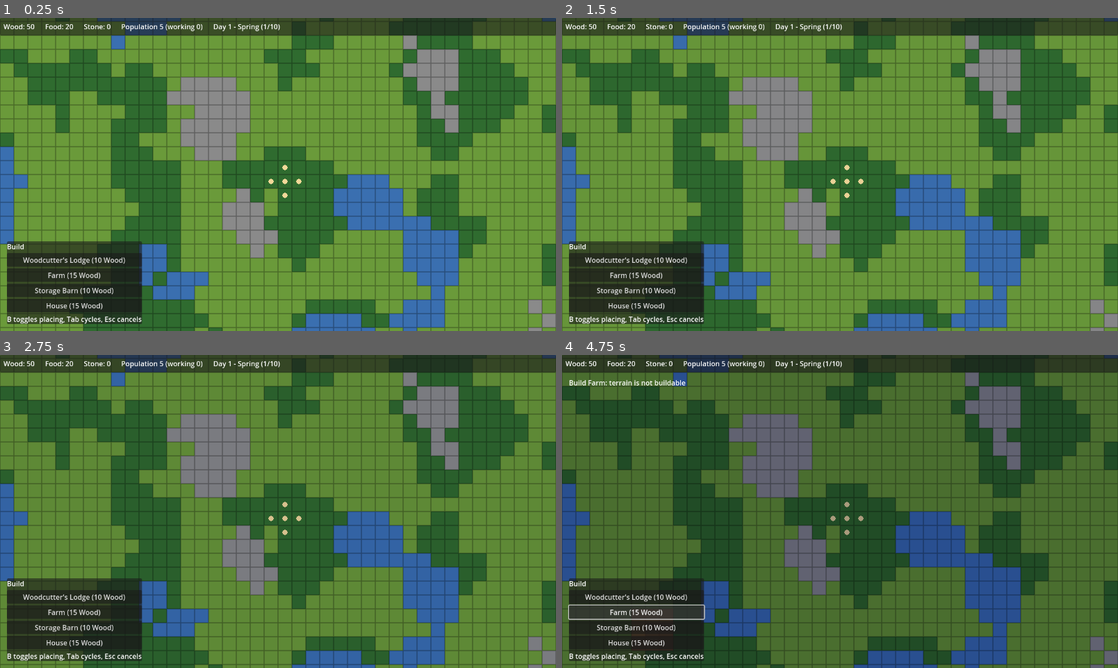
Above: before the commit, frames 1-4 (two rows, left to right).
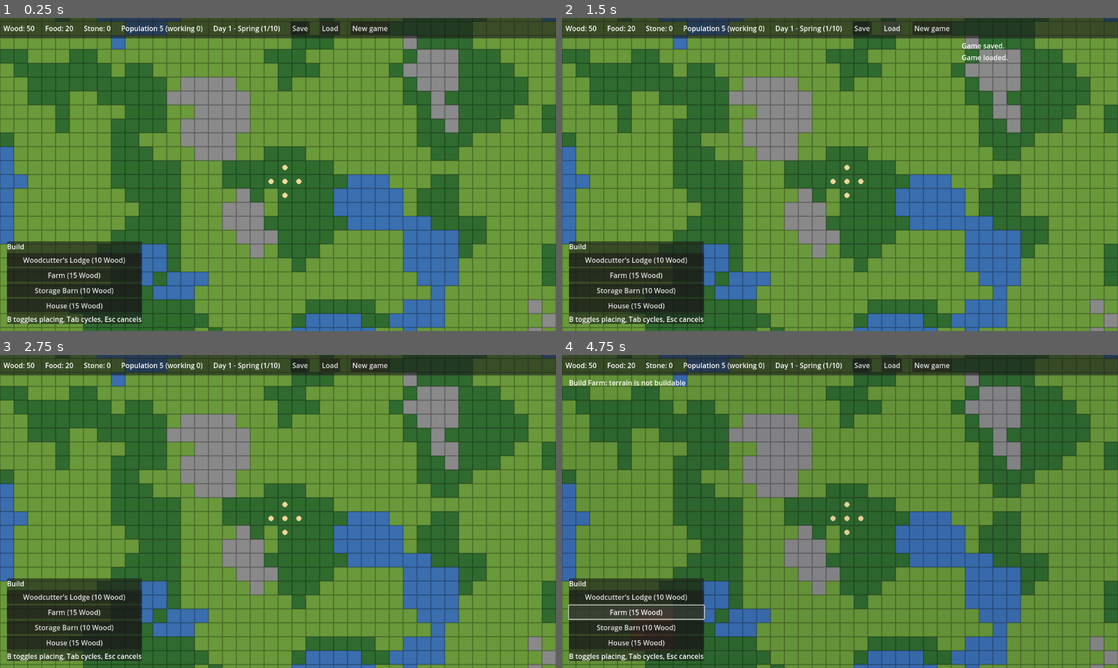
Above: after the commit, the same moments.

Repository: GrindelfP/KingdomYouth
Game: Godot game, scene res://scenes/world/world.tscn
Two runs of this game, one before a commit and one after it. Both use one fixed random seed, a clock stepped at 60 frames per second and the inputs below.
Inputs (mouse positions are in pixels of both pictures, inside the frame that each line leads up to):
- Up to frame 1 (0.25 s): no input
- Up to frame 2 (1.5 s): click (862, 27) at 0.5 s, where only the run after the commit has a clickable "Save"; click (890, 27) at 1.25 s, where only the run after the commit has a clickable "Load"
- Up to frame 3 (2.75 s): click (372, 364) at 2 s, where only the run after the commit has a clickable "New game"
- Up to frame 4 (4.75 s): click (934, 364) at 2.75 s, where only the run after the commit has a clickable "New game"; click "Woodcutter's Lodge (10 Wood)" at 3.5 s; click "Farm (15 Wood)" at 4.25 s

The runs differ from the first frame. In frame 1, 1.8% of the frame differs, in the area x 0-100%, y 1-7%; in frame 2, 1.9%; in frame 3, 1.6%; in frame 4, 82%, in the area x 0-100%, y 2-100%.

Commit message:
[FEATURE] add save and load with JSON round-trip across systems
Co-Authored-By: Claude Haiku 5.5 <noreply@anthropic.com>

Diff:
--- a/project.godot
+++ b/project.godot
@@ -18,6 +18,8 @@
 
 ResourceStockpile="*res://scripts/autoload/resource_stockpile.gd"
 TimeManager="*res://scripts/autoload/time_manager.gd"
+SaveManager="*res://scripts/autoload/save_manager.gd"
+
 
 [display]
 
@@ -26,6 +28,16 @@
 
 [input]
 
+save_game={
+"deadzone": 0.5,
+"events": [Object(InputEventKey,"resource_local_to_scene":false,"resource_name":"","device":-1,"window_id":0,"alt_pressed":false,"shift_pressed":false,"ctrl_pressed":false,"meta_pressed":false,"pressed":false,"keycode":0,"physical_keycode":4194336,"key_label":0,"unicode":0,"location":0,"echo":false,"script":null)
+]
+}
+load_game={
+"deadzone": 0.5,
+"events": [Object(InputEventKey,"resource_local_to_scene":false,"resource_name":"","device":-1,"window_id":0,"alt_pressed":false,"shift_pressed":false,"ctrl_pressed":false,"meta_pressed":false,"pressed":false,"keycode":0,"physical_keycode":4194340,"key_label":0,"unicode":0,"location":0,"echo":false,"script":null)
+]
+}
 build_toggle={
 "deadzone": 0.5,
 "events": [Object(InputEventKey,"resource_local_to_scene":false,"resource_name":"","device":-1,"window_id":0,"alt_press …(190 unchanged characters)…
--- a/scenes/world/world.tscn
+++ b/scenes/world/world.tscn
@@ -9,6 +9,7 @@
 [ext_resource type="Script" uid="uid://cy32elsnru8ud" path="res://scripts/world/job_controller.gd" id="7_jobs"]
 [ext_resource type="Script" path="res://scripts/world/day_night_tint.gd" id="8_daynight"]
 [ext_resource type="Script" path="res://scripts/ui/hud.gd" id="9_hud"]
+[ext_resource type="Script" path="res://scripts/world/game_bootstrap.gd" id="10_bootstrap"]
 
 [node name="World" type="Node2D"]
 script = ExtResource("1_grid")
@@ -34,5 +35,8 @@
 [node name="Jobs" type="Node" parent="."]
 script = ExtResource("7_jobs")
 
+[node name="Bootstrap" type="Node" parent="."]
+script = ExtResource("10_bootstrap")
+
 [node name="UI" type="CanvasLayer" parent="."]
 script = ExtResource("9_hud")
--- a/scripts/autoload/resource_stockpile.gd
+++ b/scripts/autoload/resource_stockpile.gd
@@ -17,6 +17,24 @@
 func _ready() -> void:
 	for type in Type.values():
 		_amounts[type] = STARTING_AMOUNTS.get(type, 0)
+
+
+func reset() -> void:
+	_amounts.clear()
+	for type in Type.values():
+		_amounts[type] = STARTING_AMOUNTS.get(type, 0)
+
+
+func to_save_data() -> Array:
+	var amounts := []
+	for type in Type.values():
+		amounts.append(_amounts[type])
+	return amounts
+
+
+func from_save_data(data: Array) -> void:
+	for type in Type.values():
+		_amounts[type] = int(data[type])
 
 
 func get_amount(type: Type) -> int:
--- /dev/null
+++ b/scripts/autoload/save_manager.gd
@@ -0,0 +1,59 @@
+extends Node
+
+const SAVE_PATH := "user://savegame.json"
+const SAVE_VERSION := 1
+
+var pending_load := false
+
+
+func has_save() -> bool:
+	return FileAccess.file_exists(SAVE_PATH)
+
+
+func save_game() -> bool:
+	var world := _world()
+	if world == null:
+		return false
+	var data := {
+		"version": SAVE_VERSION,
+		"stock": ResourceStockpile.to_save_data(),
+		"time": TimeManager.to_save_data(),
+		"terrain": world.to_save_data(),
+		"buildings": world.get_node("Buildings").to_save_data(),
+		"settlers": world.get_node("Settlers").to_save_data(),
+	}
+	var file := FileAccess.open(SAVE_PATH, FileAccess.WRITE)
+	if file == null:
+		return false
+	file.store_string(JSON.stringify(data, "\t"))
+	return true
+
+
+func load_game() -> bool:
+	var world := _world()
+	if world == null or not has_save():
+		return false
+	var parsed = JSON.parse_string(FileAccess.get_file_as_string(SAVE_PATH))
+	if typeof(parsed) != TYPE_DICTIONARY or int(parsed.get("version", 0)) != SAVE_VERSION:
+		return false
+	var buildings: BuildController = world.get_node("Buildings")
+	var settlers: SettlerManager = world.get_node("Settlers")
+	ResourceStockpile.from_save_data(parsed["stock"])
+	TimeManager.from_save_data(parsed["time"])
+	settlers.clear_settlers()
+	buildings.clear_buildings()
+	world.from_save_data(parsed["terrain"])
+	buildings.from_save_data(parsed["buildings"])
+	settlers.from_save_data(parsed["settlers"], buildings)
+	return true
+
+
+func start_new_game() -> void:
+	ResourceStockpile.reset()
+	TimeManager.reset()
+	pending_load = false
+	get_tree().reload_current_scene()
+
+
+func _world() -> WorldGrid:
+	return get_tree().get_first_node_in_group("world") as WorldGrid
--- a/scripts/buildings/build_controller.gd
+++ b/scripts/buildings/build_controller.gd
@@ -112,6 +112,54 @@
 	_world.clear_occupancy()
 
 
+func find_building(origin: Vector2i) -> Building:
+	for child in get_children():
+		if child is Building and child.origin == origin:
+			return child
+	return null
+
+
+func to_save_data() -> Array:
+	var entries := []
+	for child in get_children():
+		if child is Building:
+			entries.append({
+				"kind": "building",
+				"id": String(child.def.id),
+				"origin": WorldGrid.cell_to_json(child.origin),
+				"heat_left": child.heat_left,
+				"birth_cooldown": child.birth_cooldown,
+			})
+		elif child is ConstructionSite:
+			entries.append({
+				"kind": "site",
+				"id": String(child.def.id),
+				"origin": WorldGrid.cell_to_json(child.origin),
+				"progress": child.progress,
+			})
+	return entries
+
+
+func from_save_data(entries: Array) -> void:
+	clear_buildings()
+	for entry in entries:
+		var def := _def_by_id(entry["id"])
+		var origin := WorldGrid.cell_from_json(entry["origin"])
+		if entry["kind"] == "site":
+			add_construction_site(def, origin, float(entry["progress"]))
+		else:
+			var building := add_building(def, origin)
+			building.heat_left = float(entry["heat_left"])
+			building.birth_cooldown = float(entry["birth_cooldown"])
+
+
+func _def_by_id(id: String) -> BuildingDef:
+	for def in building_defs:
+		if String(def.id) == id:
+			return def
+	return null
+
+
 func _on_site_completed(site: ConstructionSite) -> void:
 	var building := Building.new()
 	add_child(building)
--- a/scripts/entities/settler_manager.gd
+++ b/scripts/entities/settler_manager.gd
@@ -58,6 +58,49 @@
 	cells.sort_custom(func(a: Vector2i, b: Vector2i) -> bool: return a.distance_squared_to(center) < b.distance_squared_to(center))
 	for i in mini(STARTING_SETTLER_COUNT, cells.size()):
 		_spawn_settler(cells[i])
+
+
+func clear_settlers() -> void:
+	for child in get_children():
+		remove_child(child)
+		child.free()
+	_next_display_id = 1
+
+
+func to_save_data() -> Array:
+	var entries := []
+	for settler in living_settlers():
+		entries.append({
+			"display_id": settler.display_id,
+			"cell": WorldGrid.cell_to_json(settler.get_grid_pos()),
+			"hunger": settler.needs.hunger,
+			"rest": settler.needs.rest,
+			"warmth": settler.needs.warmth,
+			"health": settler.needs.health,
+			"home": WorldGrid.cell_to_json(settler.home.origin) if settler.home else null,
+			"job": WorldGrid.cell_to_json(settler.worker.building.origin) if settler.worker.building else null,
+		})
+	return entries
+
+
+func from_save_data(entries: Array, buildings: BuildController) -> void:
+	clear_settlers()
+	for entry in entries:
+		var settler := _spawn_settler(WorldGrid.cell_from_json(entry["cell"]))
+		settler.display_id = int(entry["display_id"])
+		_next_display_id = maxi(_next_display_id, settler.display_id + 1)
+		settler.needs.hunger = float(entry["hunger"])
+		settler.needs.rest = float(entry["rest"])
+		settler.needs.warmth = float(entry["warmth"])
+		settler.needs.health = float(entry["health"])
+		if entry["home"] != null:
+			var house := buildings.find_building(WorldGrid.cell_from_json(entry["home"]))
+			if house:
+				settler.assign_home(house)
+		if entry["job"] != null:
+			var job_building := buildings.find_building(WorldGrid.cell_from_json(entry["job"]))
+			if job_building:
+				settler.worker.assign(job_building)
 
 
 func _spawn_settler(grid_pos: Vector2i) -> Settler:
--- a/scripts/ui/hud.gd
+++ b/scripts/ui/hud.gd
@@ -111,7 +111,36 @@
 	row.add_child(_population_label)
 	_time_label = _make_label()
 	row.add_child(_time_label)
+	row.add_child(_make_button("Save", _save_game))
+	row.add_child(_make_button("Load", _load_game))
+	row.add_child(_make_button("New game", SaveManager.start_new_game))
 	return bar
+
+
+func _make_button(text: String, action: Callable) -> Button:
+	var button := Button.new()
+	button.text = text
+	button.focus_mode = Control.FOCUS_NONE
+	button.pressed.connect(action)
+	return button
+
+
+func _unhandled_input(event: InputEvent) -> void:
+	if event.is_action_pressed("save_game"):
+		_save_game()
+	elif event.is_action_pressed("load_game"):
+		_load_game()
+
+
+func _save_game() -> void:
+	add_toast("Game saved." if SaveManager.save_game() else "Could not save the game.")
+
+
+func _load_game() -> void:
+	if not SaveManager.has_save():
+		add_toast("No saved game yet.")
+		return
+	add_toast("Game loaded." if SaveManager.load_game() else "Could not load the save.")
 
 
 func _make_label() -> Label:
--- /dev/null
+++ b/scripts/world/game_bootstrap.gd
@@ -0,0 +1,12 @@
+class_name GameBootstrap
+extends Node
+
+
+func _ready() -> void:
+	_start.call_deferred()
+
+
+func _start() -> void:
+	if SaveManager.pending_load:
+		SaveManager.pending_load = false
+		SaveManager.load_game()
--- a/scripts/world/world_grid.gd
+++ b/scripts/world/world_grid.gd
@@ -9,6 +9,8 @@
 const MAP_RECT := Rect2i(Vector2i.ZERO, Vector2i(64, 64))
 const TERRAIN_SOURCE_ID := 0
 const MAP_SEED := 1337
+const TERRAIN_CODES := {"grass": "G", "forest": "F", "water": "W", "rock": "R"}
+const TERRAIN_BY_CODE := {"G": Terrain.GRASS, "F": Terrain.FOREST, "W": Terrain.WATER, "R": Terrain.ROCK}
 const ELEVATION_FREQUENCY := 0.05
 const MOISTURE_FREQUENCY := 0.08
 const WATER_LEVEL := -0.25
@@ -25,6 +27,7 @@
 
 
 func _ready() -> void:
+	add_to_group("world")
 	_generate_map()
 	map_generated.emit()
 
@@ -67,6 +70,38 @@
 		else:
 			_occupied.erase(grid_pos)
 		walkability_changed.emit(grid_pos)
+
+
+static func cell_to_json(grid_pos: Vector2i) -> Array:
+	return [grid_pos.x, grid_pos.y]
+
+
+static func cell_from_json(data: Array) -> Vector2i:
+	return Vector2i(int(data[0]), int(data[1]))
+
+
+func to_save_data() -> Dictionary:
+	var codes := PackedStringArray()
+	var regrowth := []
+	for x in range(MAP_RECT.position.x, MAP_RECT.end.x):
+		for y in range(MAP_RECT.position.y, MAP_RECT.end.y):
+			codes.append(TERRAIN_CODES[get_terrain_name(Vector2i(x, y))])
+	for grid_pos in _regrowth:
+		regrowth.append([grid_pos.x, grid_pos.y, _regrowth[grid_pos]])
+	return {"terrain": "".join(codes), "regrowth": regrowth}
+
+
+func from_save_data(data: Dictionary) -> void:
+	var codes: String = data["terrain"]
+	var index := 0
+	for x in range(MAP_RECT.position.x, MAP_RECT.end.x):
+		for y in range(MAP_RECT.position.y, MAP_RECT.end.y):
+			var terrain_type: Terrain = TERRAIN_BY_CODE[codes[index]]
+			terrain.set_cell(Vector2i(x, y), TERRAIN_SOURCE_ID, Vector2i(terrain_type, 0))
+			index += 1
+	_regrowth.clear()
+	for entry in data["regrowth"]:
+		_regrowth[Vector2i(int(entry[0]), int(entry[1]))] = float(entry[2])
 
 
 func get_terrain_name(grid_pos: Vector2i) -> String:
Not shown: 1 places in scenes/world/world.tscn that only renumber resources
Not shown, added: scripts/autoload/save_manager.gd.uid
Not shown, added: scripts/world/game_bootstrap.gd.uid
Not shown, changed: docs/tickets/0013-save-load.md
